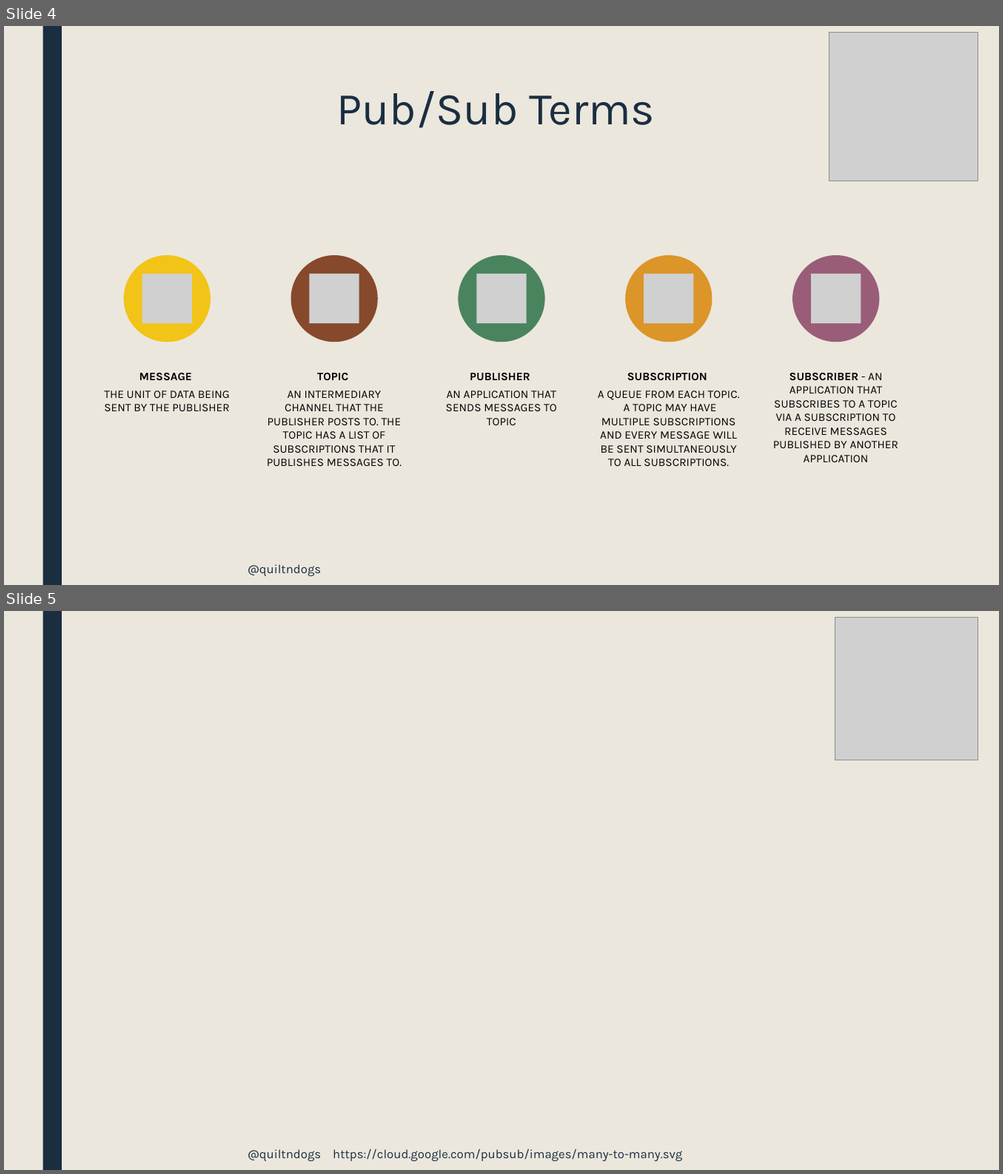
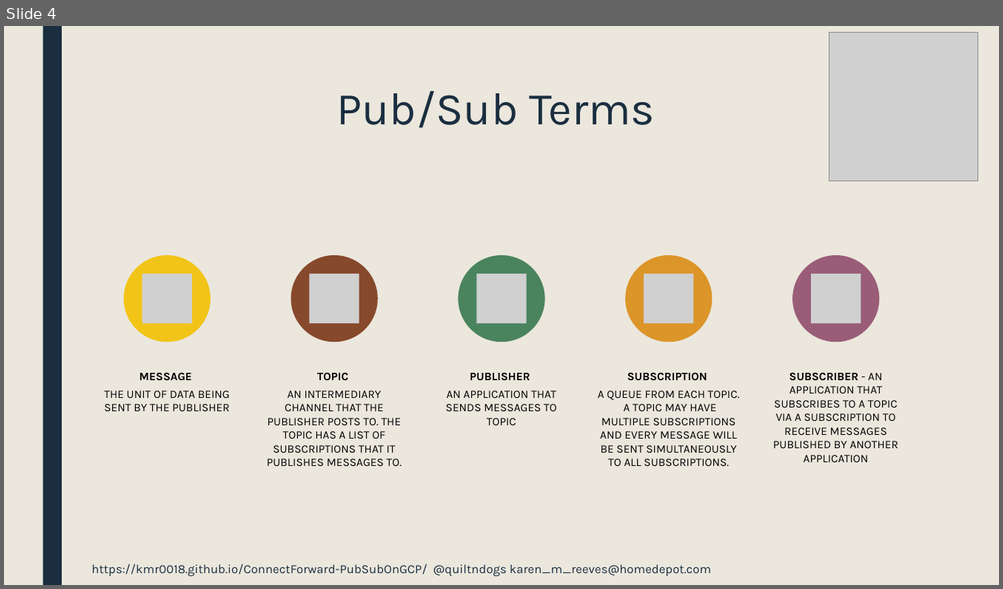
Before and after one commit to kmr0018/ConnectForward-PubSubOnGCP, a slide deck: PubSubGcpPresentation.pptx. Shown one above the other, each under a label of ours: slides 4 and 5 before the commit, slide 4 after it. The pictures are 1003x1174 and 1003x589 pixels, drawn with LibreOffice and Linux fonts; fonts in the diff are those of the drawing; grey boxes stand for pictures; background and template pictures are left out. Boxes give left, top, right and bottom in pixels: in the first picture for what was removed or moved away, otherwise in the second. Text is boxed around its words. In the diff, an @@ line names an element or a change of style, - is before the commit and + after.

```diff
--- a/PubSubGcpPresentation.pptx
+++ b/PubSubGcpPresentation.pptx
@@ slide 5 removed at bbox=[4, 611, 999, 1170], background picture (left out); not listed: 1 template element that a slide beside it also shows @@
@@ picture removed at bbox=[835, 618, 978, 760] @@
@@ text removed at bbox=[247, 1149, 682, 1162] @@
-@quiltndogs https://cloud.google.com/pubsub/images/many-to-many.svg
@@ slide 4 changed as well @@
@@ text at bbox=[91, 564, 711, 577]: text changed @@
-@quiltndogs
+https://kmr0018.github.io/ConnectForward-PubSubOnGCP/ @quiltndogs karen_m_reeves@homedepot.com
```
Also in this commit, not shown: 14 other slides changed, 2 slides added, 1 other file.
